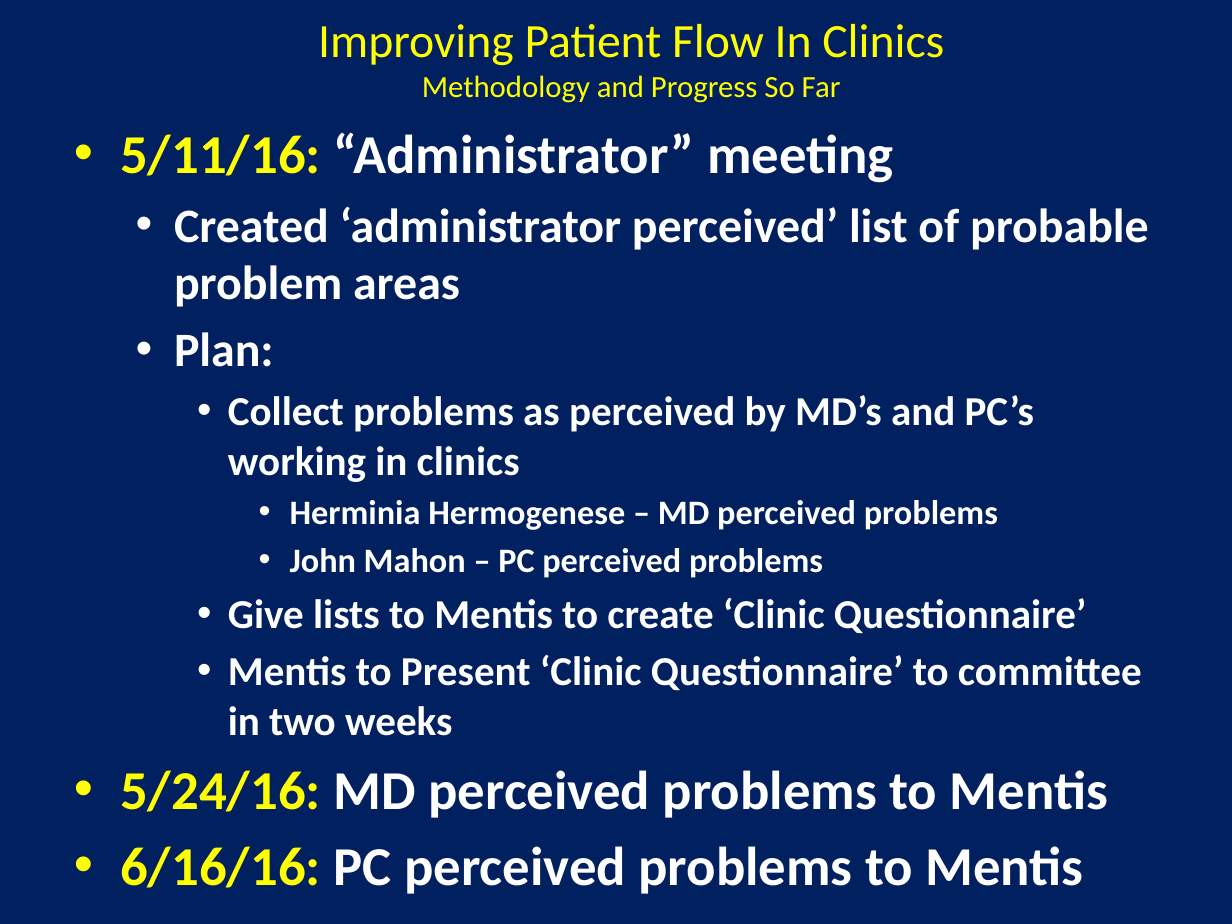
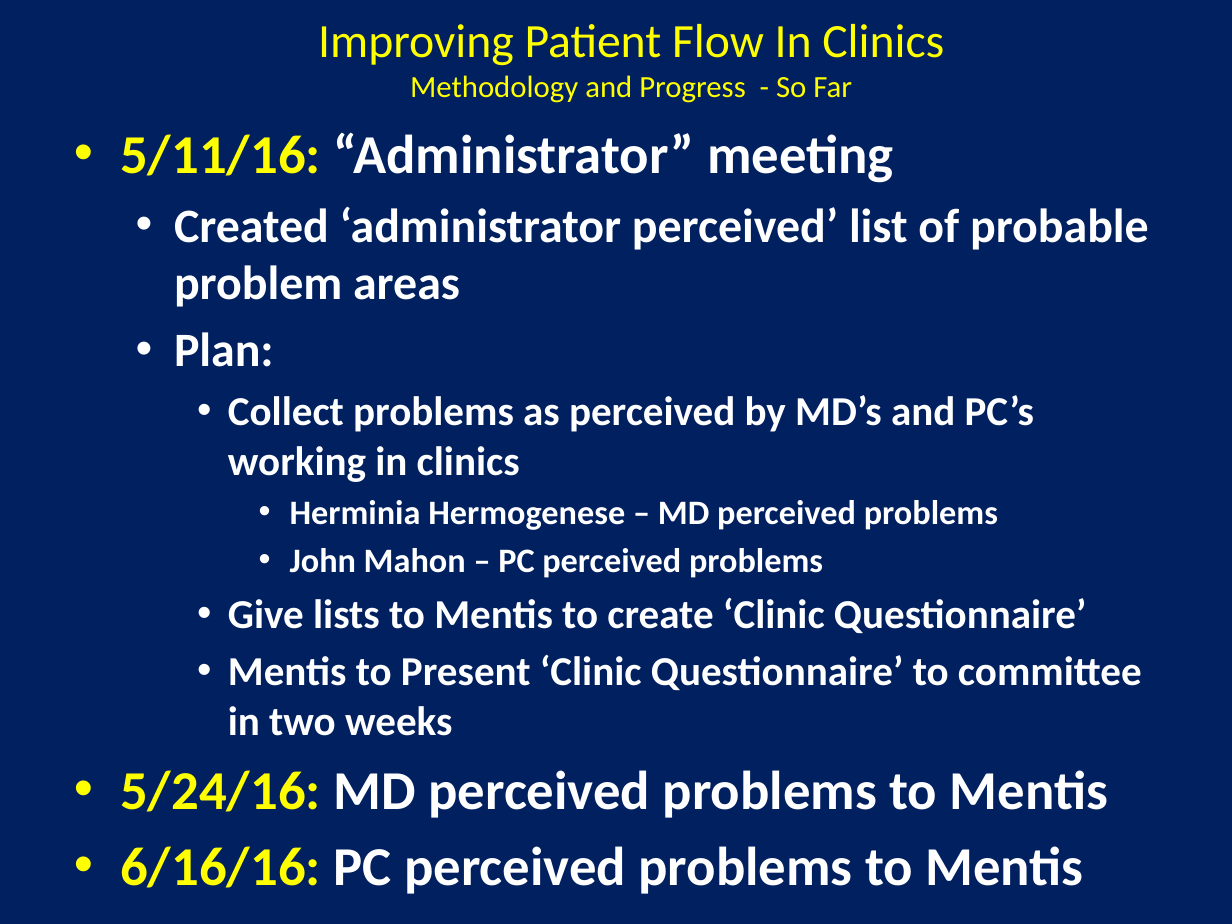
Before and after one commit to marcmentis/OutPatQuestions1, a slide deck: slide 1 of Clinics7_7_16.pptx. Drawn at 1232x924 pixels with LibreOffice and Linux fonts; fonts in the diff are those of the drawing. Boxes give left, top, right and bottom in pixels: in the first picture for what was removed or moved away, otherwise in the second. Text is boxed around its words. In the diff, an @@ line names an element or a change of style, - is before the commit and + after.

```diff
--- a/Clinics7_7_16.pptx
+++ b/Clinics7_7_16.pptx
@@ title at [318, 24, 944, 103]: text changed @@
-Improving Patient Flow In Clinics
-Methodology and Progress So Far
+Improving Patient Flow In Clinics
+Methodology and Progress - So Far
```
Also in this commit, not shown: 2 other slides changed, 1 other file.
